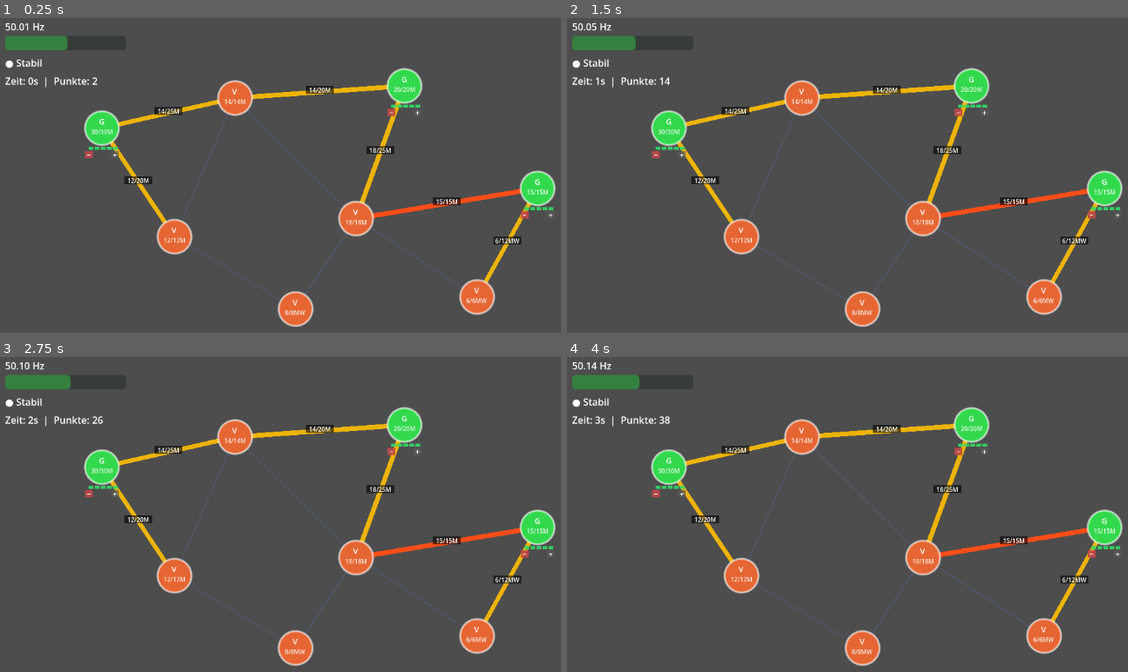
Above: before the commit, frames 1-4 (two rows, left to right).
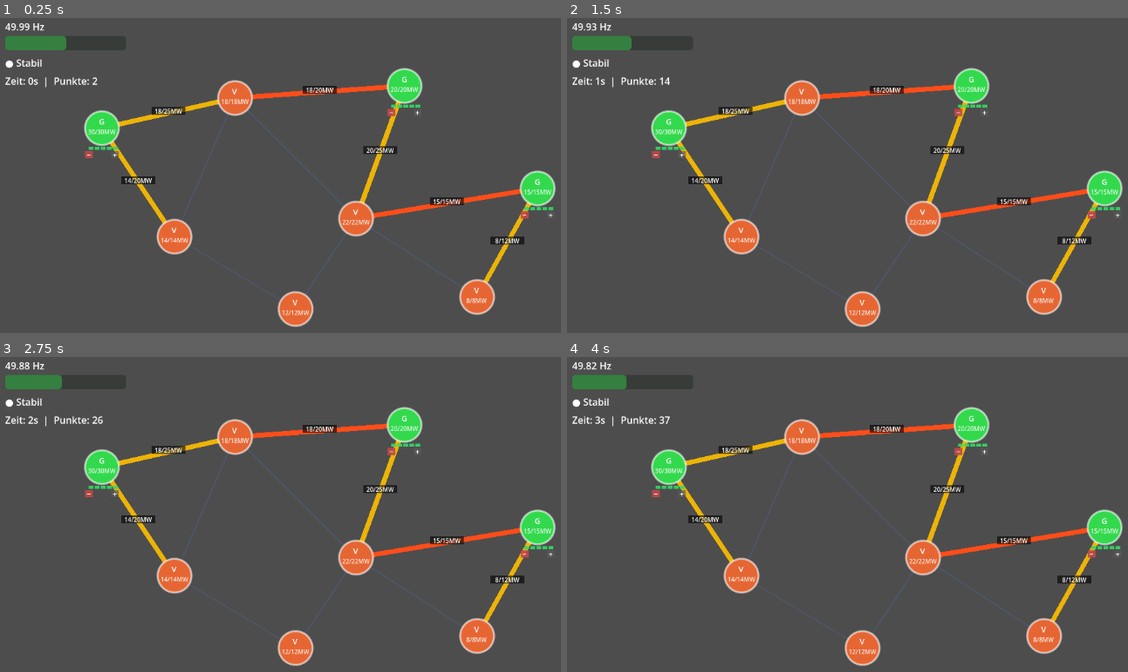
Above: after the commit, the same moments.

Repository: Timjo13/StromnetzSim
Game: Godot game, scene res://scenes/Main.tscn
The game is run twice, just before and just after one commit, with the same random seed, the same clock (stepped at 60 frames per second) and the same inputs.
Inputs (mouse positions are in pixels of both pictures, inside the frame that each line leads up to):
- Up to frame 1 (0.25 s): no input
- Up to frame 2 (1.5 s): move the mouse to (1060, 181) at 0.52 s; click (1060, 181) at 0.67 s; move the mouse to (768, 222) at 1.27 s; click (768, 222) at 1.42 s
- Up to frame 3 (2.75 s): move the mouse to (409, 454) at 2.02 s; click (409, 454) at 2.17 s
- Up to frame 4 (4 s): move the mouse to (875, 621) at 2.77 s; click (875, 621) at 2.92 s; move the mouse to (1116, 599) at 3.52 s; click (1116, 599) at 3.67 s

The runs differ from the first frame. In frame 1, 1.4% of the frame differs, in the area x 0-99%, y 1-95%; in frame 2, 1.4%; in frame 3, 1.4%; in frame 4, 1.5%.

Commit message:
FIX: MW-Abschneidung in Labels; REVERT: Verbraucherwerte auf Original
- GridNode + GridLine: draw_string-Breite 44→54px damit "30/30MW" vollständig angezeigt wird
- NetworkGenerator: Verbraucherwerte auf Originalwerte zurückgesetzt (74 MW gesamt)
- Main.tscn: Szenenänderungen übernommen
- .claude/settings.local.json hinzugefügt

Co-Authored-By: Claude Sonnet 4.6 <noreply@anthropic.com>

Diff:
--- a/scenes/Main.tscn
+++ b/scenes/Main.tscn
@@ -2,7 +2,6 @@
 
 [ext_resource type="Script" uid="uid://d2diuxqft38oc" path="res://scripts/GridManager.gd" id="1_rvslj"]
 [ext_resource type="Script" uid="uid://c6158oy3360gk" path="res://scripts/Main.gd" id="1_vcsgt"]
-[ext_resource type="Script" uid="uid://c50a1yetu8w8n" path="res://scripts/GridLine.gd" id="2_rarhs"]
 [ext_resource type="Script" uid="uid://b2rgthvvw66vg" path="res://scripts/UI.gd" id="3_0bbpv"]
 [ext_resource type="Script" uid="uid://c1rx2y4b7fhyl" path="res://scripts/NetworkGenerator.gd" id="4_rarhs"]
 
@@ -13,25 +12,6 @@
 script = ExtResource("1_rvslj")
 
 [node name="Lines" type="Node2D" parent="." unique_id=772591713]
-
-[node name="Line_G1_C1" type="Line2D" parent="Lines" unique_id=1622205478 groups=["grid_lines"]]
-script = ExtResource("2_rarhs")
-
-[node name="Line_G1_C2" type="Line2D" parent="Lines" unique_id=996347106 groups=["grid_lines"]]
-script = ExtResource("2_rarhs")
-max_capacity = 15.0
-
-[node name="Line_G2_C1" type="Line2D" parent="Lines" unique_id=133070944 groups=["grid_lines"]]
-script = ExtResource("2_rarhs")
-max_capacity = 15.0
-
-[node name="Line_G2_C3" type="Line2D" parent="Lines" unique_id=2045682854 groups=["grid_lines"]]
-script = ExtResource("2_rarhs")
-max_capacity = 15.0
-
-[node name="Line_C1_C2" type="Line2D" parent="Lines" unique_id=1139237373 groups=["grid_lines"]]
-script = ExtResource("2_rarhs")
-max_capacity = 10.0
 
 [node name="Nodes" type="Node2D" parent="." unique_id=1105366409]
 
@@ -108,8 +88,8 @@
 [node name="NetworkGenerator" type="Node" parent="." unique_id=861225071]
 script = ExtResource("4_rarhs")
 
+[connection signal="event_triggered" from="GridManager" to="UI" method="on_event_triggered"]
 [connection signal="frequency_updated" from="GridManager" to="UI" method="on_frequency_updated"]
 [connection signal="game_over" from="GridManager" to="UI" method="on_game_over"]
+[connection signal="stats_updated" from="GridManager" to="UI" method="on_stats_updated"]
 [connection signal="pressed" from="UI/GameOverPanel/Button" to="UI" method="_on_restart_pressed"]
-[connection signal="stats_updated" from="GridManager" to="UI" method="on_stats_updated"]
-[connection signal="event_triggered" from="GridManager" to="UI" method="on_event_triggered"]
--- a/scripts/GridLine.gd
+++ b/scripts/GridLine.gd
@@ -30,8 +30,8 @@
 	var mid  = (get_point_position(0) + get_point_position(1)) / 2.0
 	var font = ThemeDB.fallback_font
 	var lbl  = "%.0f/%.0fMW" % [current_load, max_capacity]
-	draw_rect(Rect2(mid + Vector2(-23, -10), Vector2(46, 13)), Color(0, 0, 0, 0.60), true)
-	draw_string(font, mid + Vector2(-22, 1), lbl, HORIZONTAL_ALIGNMENT_CENTER, 44, 10, Color.WHITE)
+	draw_rect(Rect2(mid + Vector2(-28, -10), Vector2(56, 13)), Color(0, 0, 0, 0.60), true)
+	draw_string(font, mid + Vector2(-27, 1), lbl, HORIZONTAL_ALIGNMENT_CENTER, 54, 10, Color.WHITE)
 
 func _process(delta):
 	if not node_a or not node_b:
--- a/scripts/GridNode.gd
+++ b/scripts/GridNode.gd
@@ -40,9 +40,9 @@
 	if node_type == NodeType.GENERATOR:
 		draw_string(font, Vector2(-18, -6), "G",
 				HORIZONTAL_ALIGNMENT_CENTER, 36, 13, Color.WHITE)
-		draw_string(font, Vector2(-22, 10),
+		draw_string(font, Vector2(-27, 10),
 				"%.0f/%.0fMW" % [abs(get_power()), base_power],
-				HORIZONTAL_ALIGNMENT_CENTER, 44, 10, Color(1, 1, 1, 0.85))
+				HORIZONTAL_ALIGNMENT_CENTER, 54, 10, Color(1, 1, 1, 0.85))
 
 		# Throttle bar – 5 segments
 		for i in range(STEPS):
@@ -69,9 +69,9 @@
 				HORIZONTAL_ALIGNMENT_CENTER, 36, 13, Color.WHITE)
 		var oc = Color(1.0, 0.55, 0.2, 1.0) if power_value > base_power * 1.02 \
 				else Color(1, 1, 1, 0.85)
-		draw_string(font, Vector2(-22, 10),
+		draw_string(font, Vector2(-27, 10),
 				"%.0f/%.0fMW" % [power_value, base_power],
-				HORIZONTAL_ALIGNMENT_CENTER, 44, 10, oc)
+				HORIZONTAL_ALIGNMENT_CENTER, 54, 10, oc)
 
 func _unhandled_input(event):
 	if node_type != NodeType.GENERATOR:
--- a/scripts/NetworkGenerator.gd
+++ b/scripts/NetworkGenerator.gd
@@ -6,11 +6,11 @@
 	{"name": "Gen_Kohle",  "type": 0, "power": 30.0, "pos": Vector2(180, 200)},
 	{"name": "Gen_Gas",    "type": 0, "power": 20.0, "pos": Vector2(680, 130)},
 	{"name": "Gen_Wind",   "type": 0, "power": 15.0, "pos": Vector2(900, 300)},
-	{"name": "Stadt_A",    "type": 1, "power": 14.0, "pos": Vector2(400, 150)},
-	{"name": "Stadt_B",    "type": 1, "power": 12.0, "pos": Vector2(300, 380)},
-	{"name": "Industrie",  "type": 1, "power": 18.0, "pos": Vector2(600, 350)},
-	{"name": "Vorort",     "type": 1, "power":  6.0, "pos": Vector2(800, 480)},
-	{"name": "Bahnhof",    "type": 1, "power":  8.0, "pos": Vector2(500, 500)},
+	{"name": "Stadt_A",    "type": 1, "power": 18.0, "pos": Vector2(400, 150)},
+	{"name": "Stadt_B",    "type": 1, "power": 14.0, "pos": Vector2(300, 380)},
+	{"name": "Industrie",  "type": 1, "power": 22.0, "pos": Vector2(600, 350)},
+	{"name": "Vorort",     "type": 1, "power":  8.0, "pos": Vector2(800, 480)},
+	{"name": "Bahnhof",    "type": 1, "power": 12.0, "pos": Vector2(500, 500)},
 ]
 
 const NETWORK_LINES = [
Not shown, added: .claude/settings.local.json
